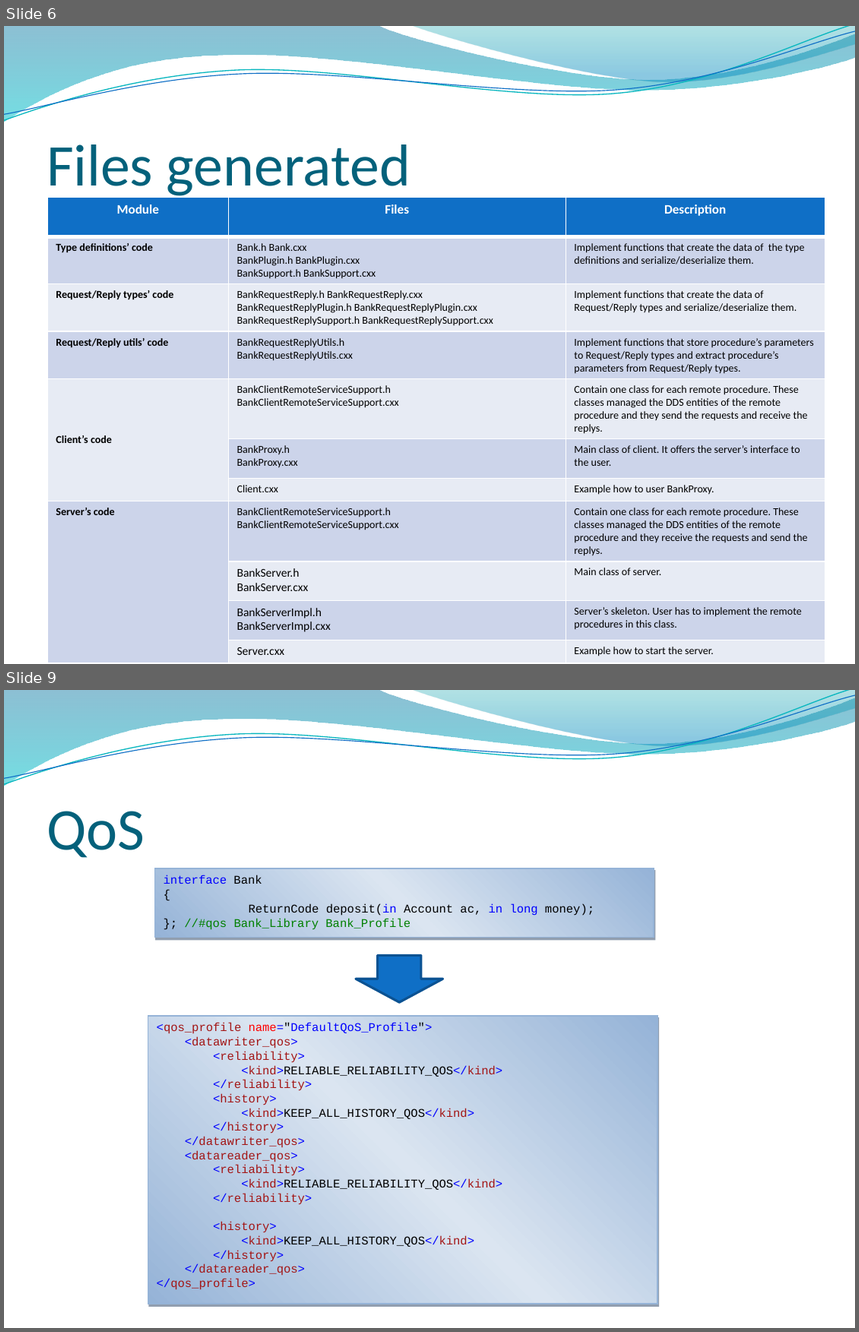
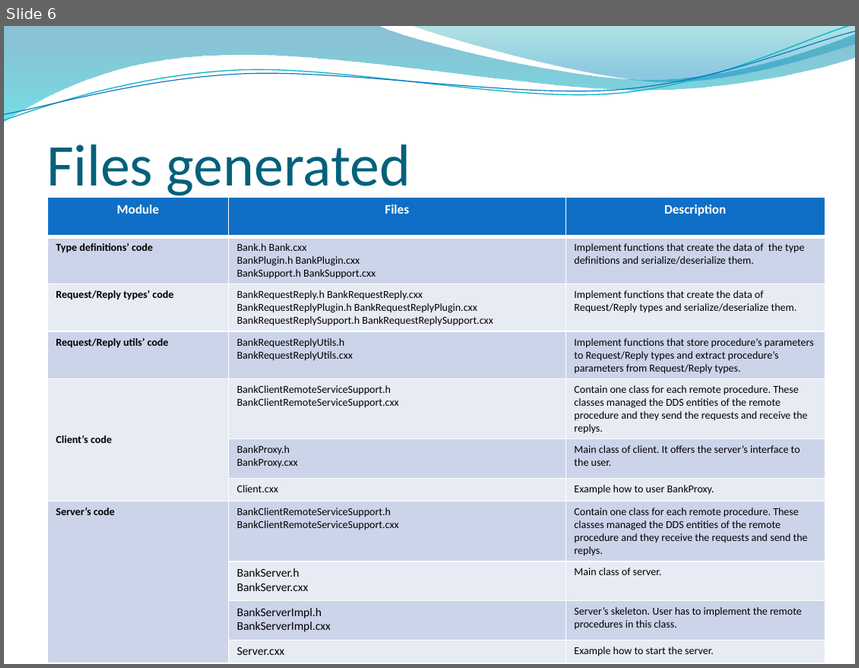
Before and after one commit to showna/Fast-RPC, a slide deck: ddscs/doc/presentaciones/DDSCS.pptx. Shown one above the other, each under a label of ours: slides 6 and 9 before the commit, slide 6 after it; the slides between them are not shown. The pictures are 859x1332 and 859x668 pixels, drawn with LibreOffice and Linux fonts; fonts in the diff are those of the drawing; background and template pictures are left out. Boxes give left, top, right and bottom in pixels: in the first picture for what was removed or moved away, otherwise in the second. Text is boxed around its words. In the diff, an @@ line names an element or a change of style, - is before the commit and + after.

```diff
--- a/ddscs/doc/presentaciones/DDSCS.pptx
+++ b/ddscs/doc/presentaciones/DDSCS.pptx
@@ slide 9 removed at (x1=4, y1=690, x2=855, y2=1328), background picture (left out); not listed: 4 template elements that a slide beside it also shows @@
@@ title removed at (x1=47, y1=811, x2=145, y2=858) @@
-QoS
@@ rectangle removed at (x1=154, y1=869, x2=654, y2=938) @@
-interface Bank
-{
-ReturnCode deposit(in Account ac, in long money);
-}; //#qos Bank_Library Bank_Profile
@@ down arrow removed at (x1=356, y1=955, x2=443, y2=1002) @@
@@ rectangle removed at (x1=148, y1=1016, x2=657, y2=1305) @@
-<qos_profile name="DefaultQoS_Profile">
-<datawriter_qos>
-<reliability>
-<kind>RELIABLE_RELIABILITY_QOS</kind>
-</reliability>
-<history>
-<kind>KEEP_ALL_HISTORY_QOS</kind>
-</history>
-</datawriter_qos>
-<datareader_qos>
-<reliability>
-<kind>RELIABLE_RELIABILITY_QOS</kind>
-</reliability>
-<history>
-<kind>KEEP_ALL_HISTORY_QOS</kind>
-</history>
-</datareader_qos>
-</qos_profile>
```
Also in this commit, not shown: 1 slide changed, 1 slide added, 13 other files.
